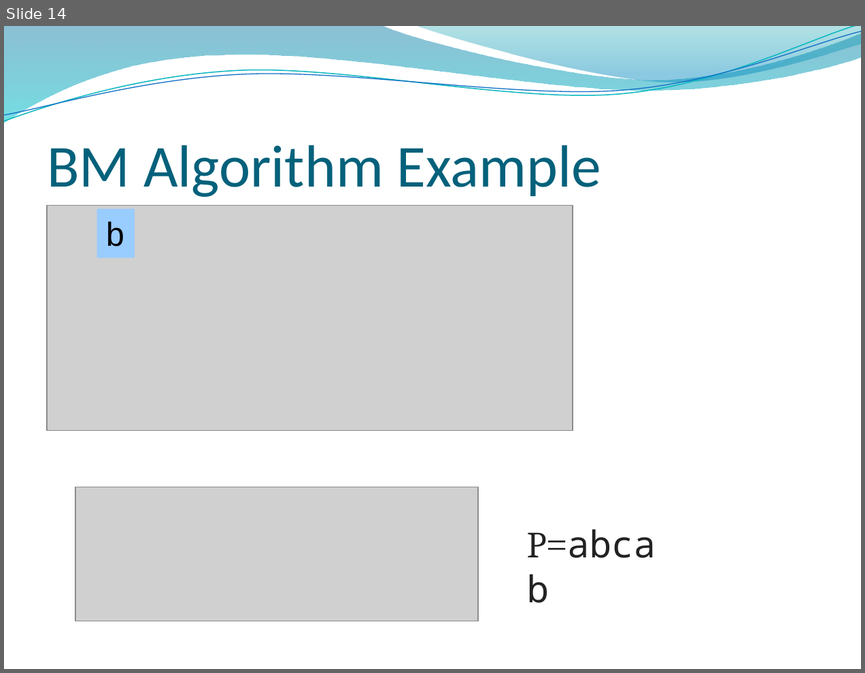
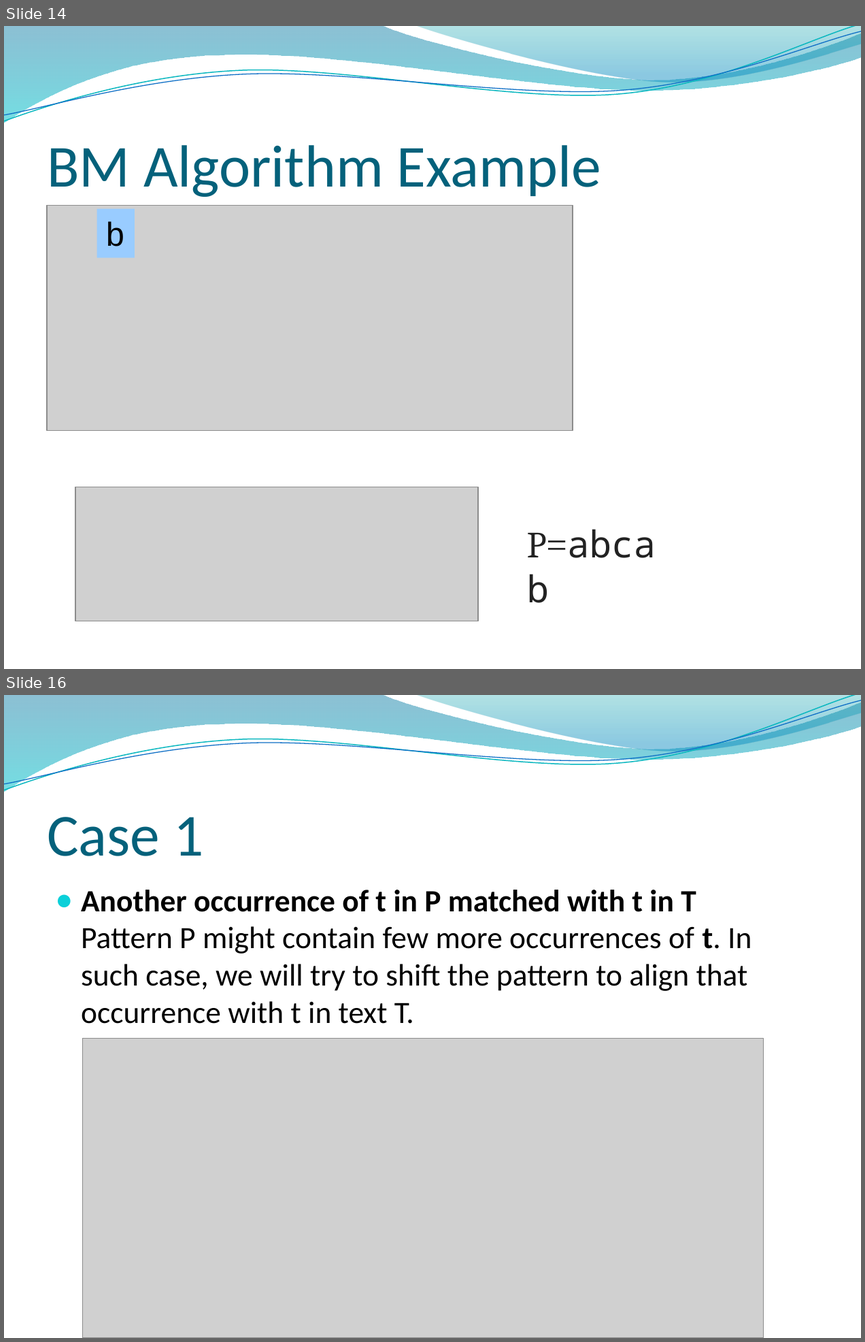
Before and after one commit to kapsitis/linen-tracer-682, a slide deck: discrete-bin/slides/discrete-week14-string-search.pptx. Shown one above the other, each under a label of ours: slide 14 before the commit, slides 14 and 16 after it; the slides between them are not shown. The pictures are 865x673 and 865x1342 pixels, drawn with LibreOffice and Linux fonts; fonts in the diff are those of the drawing; grey boxes stand for pictures; background and template pictures are left out. Boxes give left, top, right and bottom in pixels: in the first picture for what was removed or moved away, otherwise in the second. Text is boxed around its words. In the diff, an @@ line names an element or a change of style, - is before the commit and + after.

```diff
--- a/discrete-bin/slides/discrete-week14-string-search.pptx
+++ b/discrete-bin/slides/discrete-week14-string-search.pptx
@@ slide 16 added at bbox=[4, 695, 861, 1338], background picture (left out); not listed: 4 template elements that a slide beside it also shows @@
@@ title added at bbox=[47, 817, 203, 856], 50 pt, text #04617B @@
+Case 1
@@ text added at bbox=[81, 889, 751, 1023], 26 pt, text #000000 @@
+● Another occurrence of t in P matched with t in T
+  Pattern P might contain few more occurrences of t. In such case, we will try to shift the pattern to align that occurrence with t in text T.
@@ picture added at bbox=[83, 1038, 764, 1338] @@
```
Also in this commit, not shown: 8 other slides added, 28 other files.
